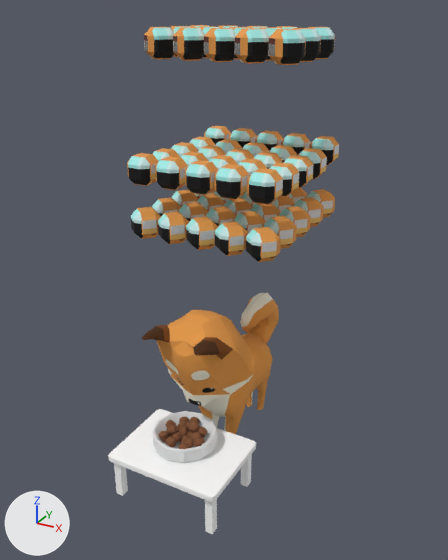
What one commit did to the OBJ model ChiBaApp/app/src/main/assets/models/fullBowl/fullBowl_frame7.obj.
Rendered twice from a 50 mm camera at (10.35, -19.91, 15.09) aimed at (0.15, -1.36, 5.82). The lights are fixed; the arrows at lower left show +X, +Y and +Z. Where no turn or scale is listed for an object, it has been applied to the vertices. Vertices at the same position are counted once.

Objects in the first picture: 'fullBowl_frame7'.
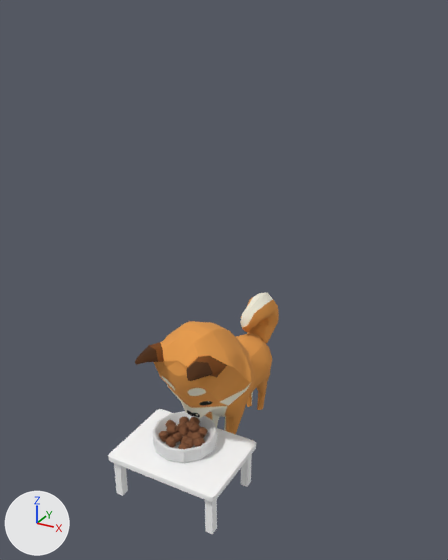
Changed parts and their boxes [x1, y1, x2, y2] in the pictures (448 x 560 px; the box of a moved part takes in the faces that stretch with it):
'fullBowl_frame7', reshaped (26% narrower, 52% shorter): before [108, 25, 339, 534]; after [108, 292, 279, 534]
part 1 of me_fullbowl_frame7, deleted: before [127, 25, 339, 262]
part 2 of me_fullbowl_frame7, moved or reshaped: before [142, 310, 254, 406]; after [135, 321, 251, 418]

The edits, one by one:
me_fullbowl_frame7 is used by ob_fullbowl_frame7; location (0.0, 0.0, 0.0).
me_fullbowl_frame7 had 4000 vertices, 4863 faces and spanned x -2.9..2.8, y -5.9..3.5, z -1.9..14.5.
me_fullbowl_frame7 now has 2440 vertices, 3173 faces and spans x -2.3..2.3, y -5.9..3.5, z -1.9..4.6.
me_fullbowl_frame7 part 1: 65 loose pieces with 1560 vertices, spanning x -2.9..2.8, y -3.2..3.2, z 7.5..14.5, are deleted.
Part 2, on me_fullbowl_frame7:
7 vertices are removed from x -0.4..1.3, y -1.4..-0.6, z 2.7..3.4.
37 faces are deleted.
21 vertices in x -1.2..1.2, y -4.9..-4.5, z 4.6..4.8 move by (0.0, -0.5, -0.7).
16 vertices in x -1.4..1.4, y -4.6..-4.0, z 4.1..4.6 move by (0.0, -0.4, -0.6).
11 vertices in x -1.4..1.2, y -4.5..-3.9, z 4.3..4.8 move by (0.0, -0.5, -0.6).
9 vertices in x -1.7..1.3, y -3.7..-2.8, z 1.8..2.7 move by (0.0, -0.2, -0.4).
8 vertices in x -1.6..1.6, y -3.5..-2.9, z 4.0..4.6 move by (0.0, -0.4, -0.4).
8 vertices in x -1.3..1.3, y -4.8..-4.3, z 4.5..4.7 move by (0.0, -0.4, -0.7).
90 vertices move from x -1.9..2.0, y -4.8..-0.6, z 1.3..5.0 to x -1.9..2.0, y -5.3..-0.7, z 0.9..4.6.
7 vertices are added at x -0.4..1.3, y -1.5..-0.7, z 2.9..3.4.
37 new faces join them, mat_newrigging1_lambert2sg (picture img_chibaalltextures_jpg).
